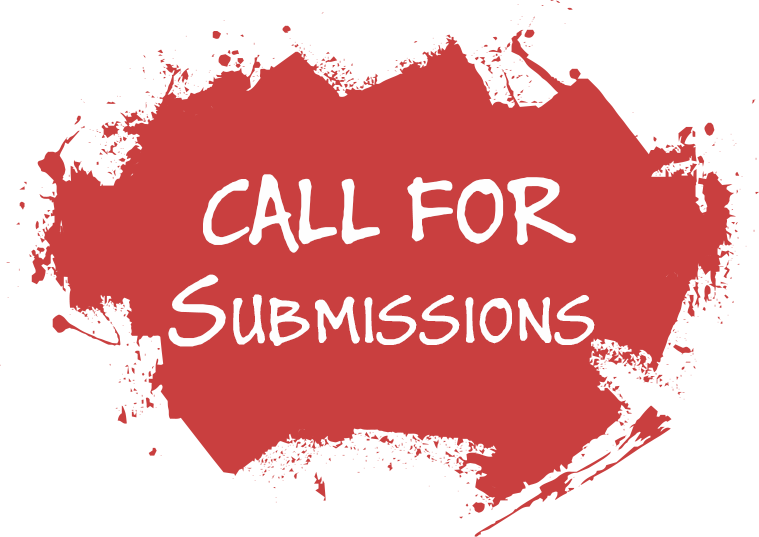
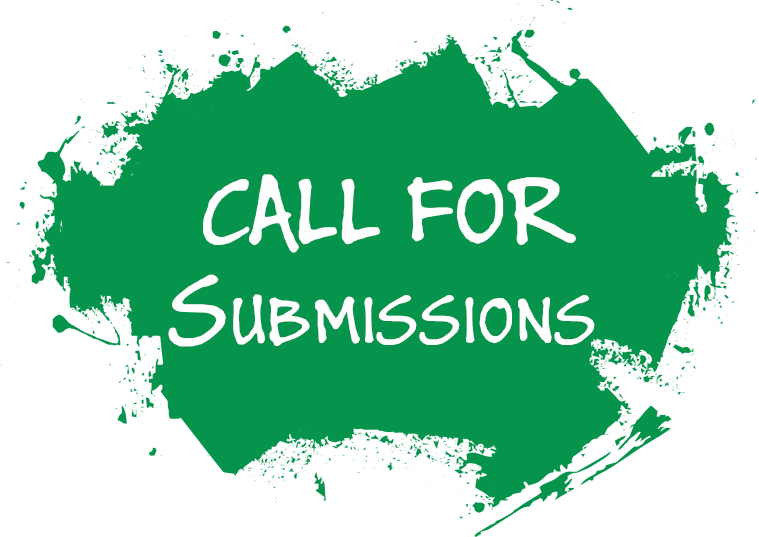
Layer changes from the first 759 × 537 image to the second:
painted on "Shape 1" over [0,0,759,537]
